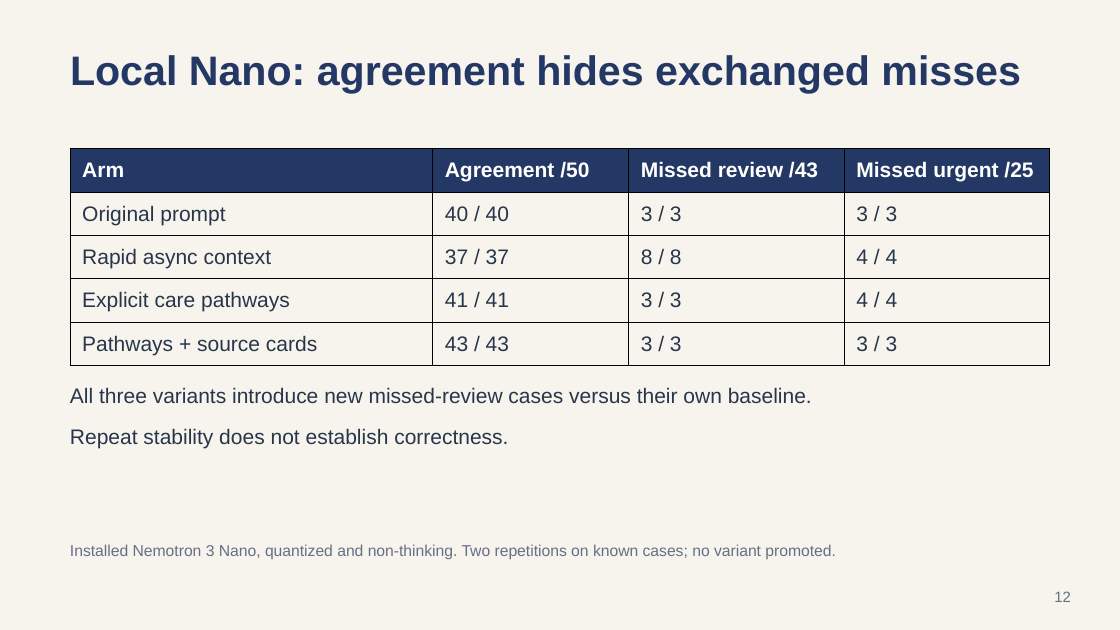
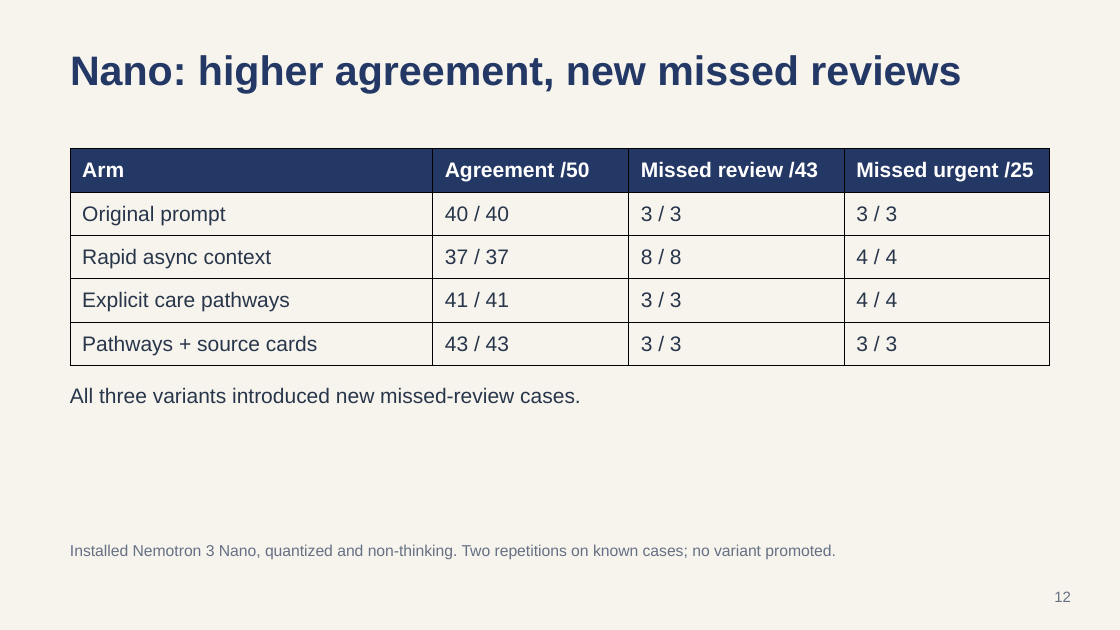
Before and after one commit to bGOATnote/counselcodex, a slide deck: slide 12 of output/submission-2026-09-15/counsel-disposition-google-slides.pptx. Drawn at 1120x630 pixels with LibreOffice and Linux fonts; fonts in the diff are those of the drawing. Boxes give left, top, right and bottom in pixels: in the first picture for what was removed or moved away, otherwise in the second. Text is boxed around its words. In the diff, an @@ line names an element or a change of style, - is before the commit and + after.

```diff
--- a/output/submission-2026-09-15/counsel-disposition-google-slides.pptx
+++ b/output/submission-2026-09-15/counsel-disposition-google-slides.pptx
@@ text at (70, 55, 961, 93): text changed @@
-Local Nano: agreement hides exchanged misses
+Nano: higher agreement, new missed reviews
@@ text at (70, 387, 581, 403): text changed @@
-All three variants introduce new missed-review cases versus their own baseline.
+All three variants introduced new missed-review cases.
@@ text removed at (70, 428, 508, 448) @@
-Repeat stability does not establish correctness.
```
Also in this commit, not shown: 6 other slides changed, 4 slides added, 4 slides removed, 10 other files.
